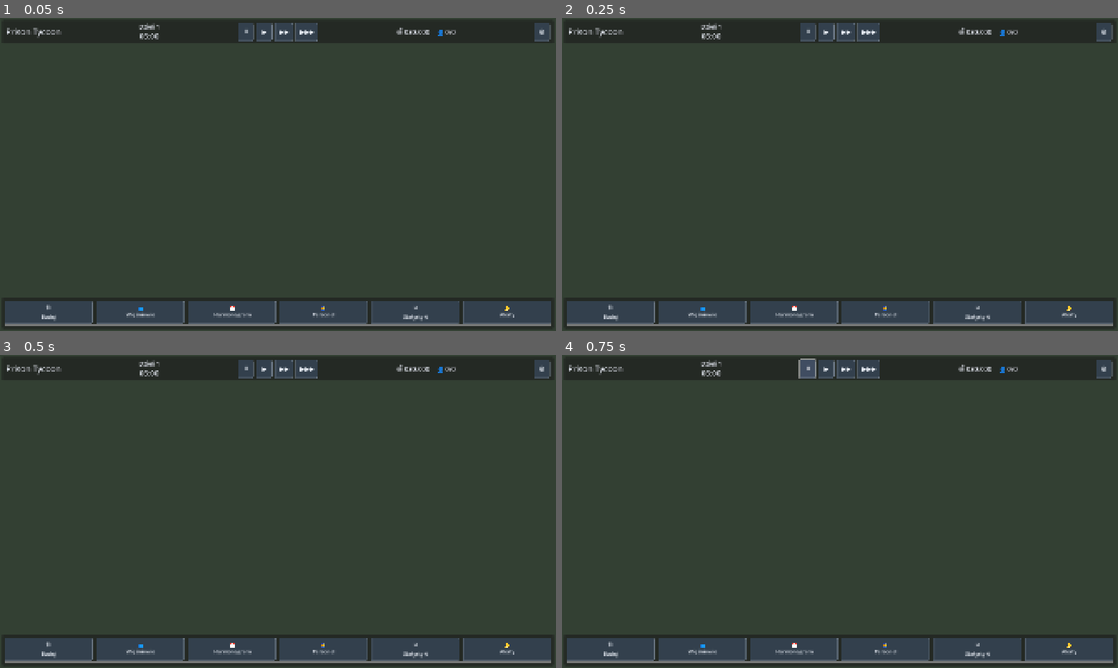
Above: before the commit, frames 1-4 (two rows, left to right).
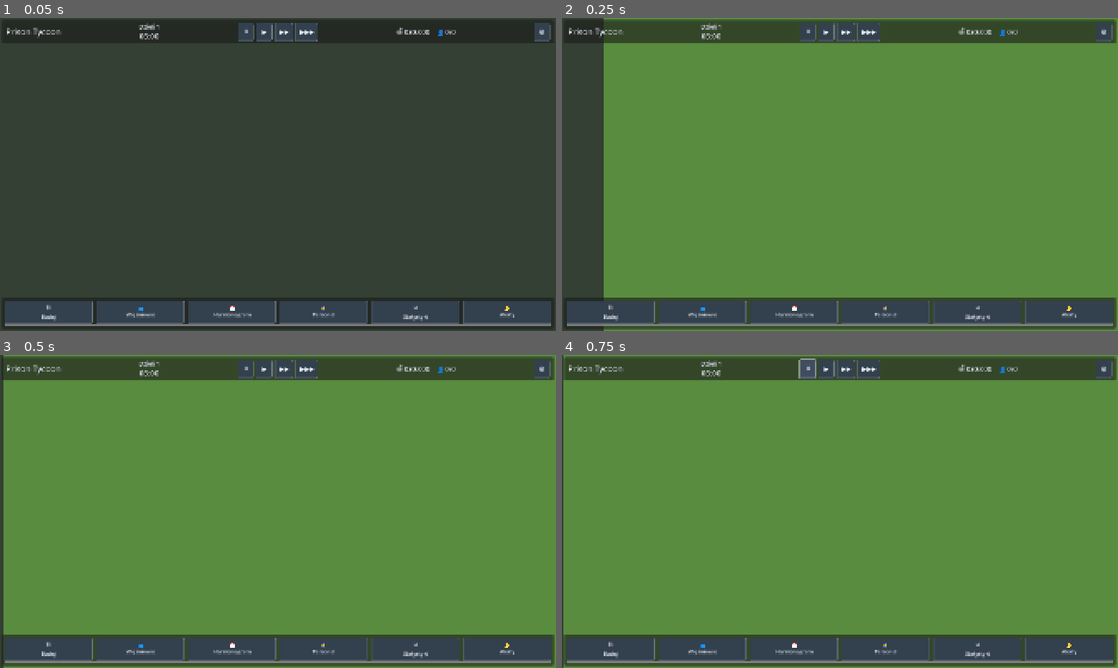
Above: after the commit, the same moments.

Repository: My4tic/PrisonTycoon
Game: Godot game, scene res://scenes/main.tscn
Two runs of this game, one before a commit and one after it. Both use one fixed random seed, a clock stepped at 60 frames per second and the inputs below.
Inputs:
- Up to frame 1 (0.05 s): no input
- Up to frame 2 (0.25 s): no input
- Up to frame 3 (0.5 s): no input
- Up to frame 4 (0.75 s): click "⏸" at 0.5 s

Frame 1 is identical in both runs. In frame 2, 84% of the frame differs, in the area x 7-100%, y 0-100%; in frame 3, 90%; in frame 4, 91%, in the area x 0-100%, y 0-100%.

Commit message:
Add initial terrain rendering for map visibility
- Draw 30x30 grass terrain centered on map on startup
- Users can now see the buildable area
- Building system confirmed working via debug output

🤖 Generated with [Claude Code](https://claude.com/claude-code)

Co-Authored-By: Claude <noreply@anthropic.com>

Diff:
--- a/scripts/autoload/grid_manager.gd
+++ b/scripts/autoload/grid_manager.gd
@@ -123,6 +123,9 @@
 	# Upewnij się że mamy wystarczająco warstw
 	_ensure_layers()
 
+	# Narysuj początkowy teren
+	_setup_initial_terrain()
+
 
 func _create_tile_source(source_id: int, colors: Array) -> void:
 	var tile_count: int = colors.size()
@@ -178,8 +181,15 @@
 func _setup_initial_terrain() -> void:
 	if tilemap == null:
 		return
-	# Teren będzie dodawany w miarę potrzeby (np. przy budowaniu)
-	# Nie wypełniamy całej mapy na starcie ze względów wydajnościowych
+	# Wypełnij całą mapę trawą jako bazowy teren
+	# Używamy małego obszaru startowego dla wydajności
+	var start_size: int = 30  # 30x30 tiles na start
+	var start_x: int = (Constants.GRID_WIDTH - start_size) / 2
+	var start_y: int = (Constants.GRID_HEIGHT - start_size) / 2
+
+	for x in range(start_size):
+		for y in range(start_size):
+			set_terrain(Vector2i(start_x + x, start_y + y), TERRAIN_GRASS)
 
 
 # =============================================================================
